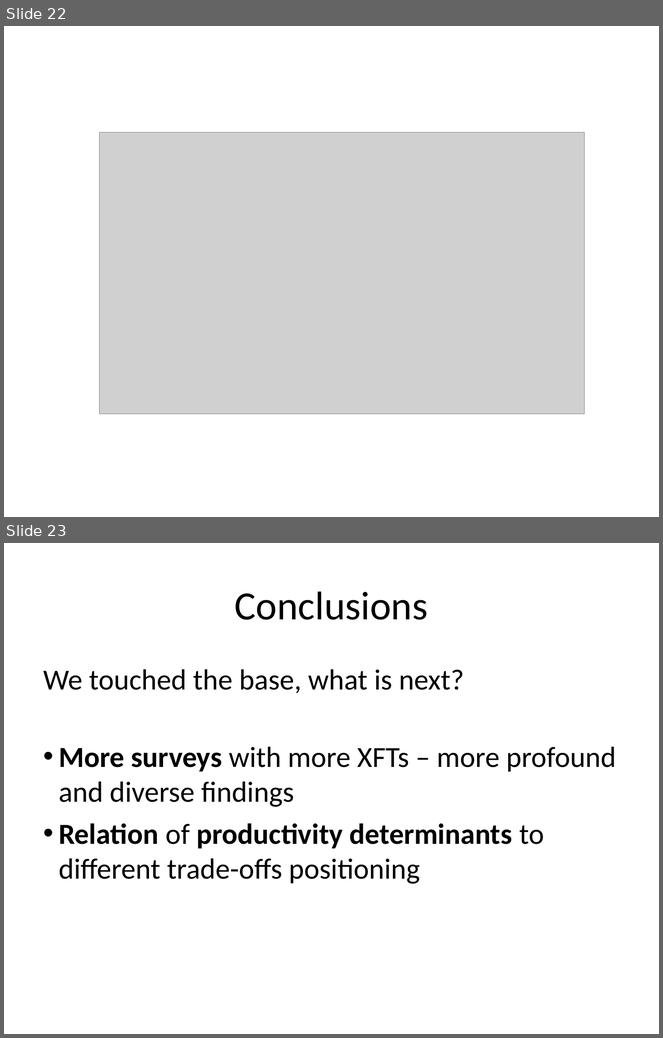
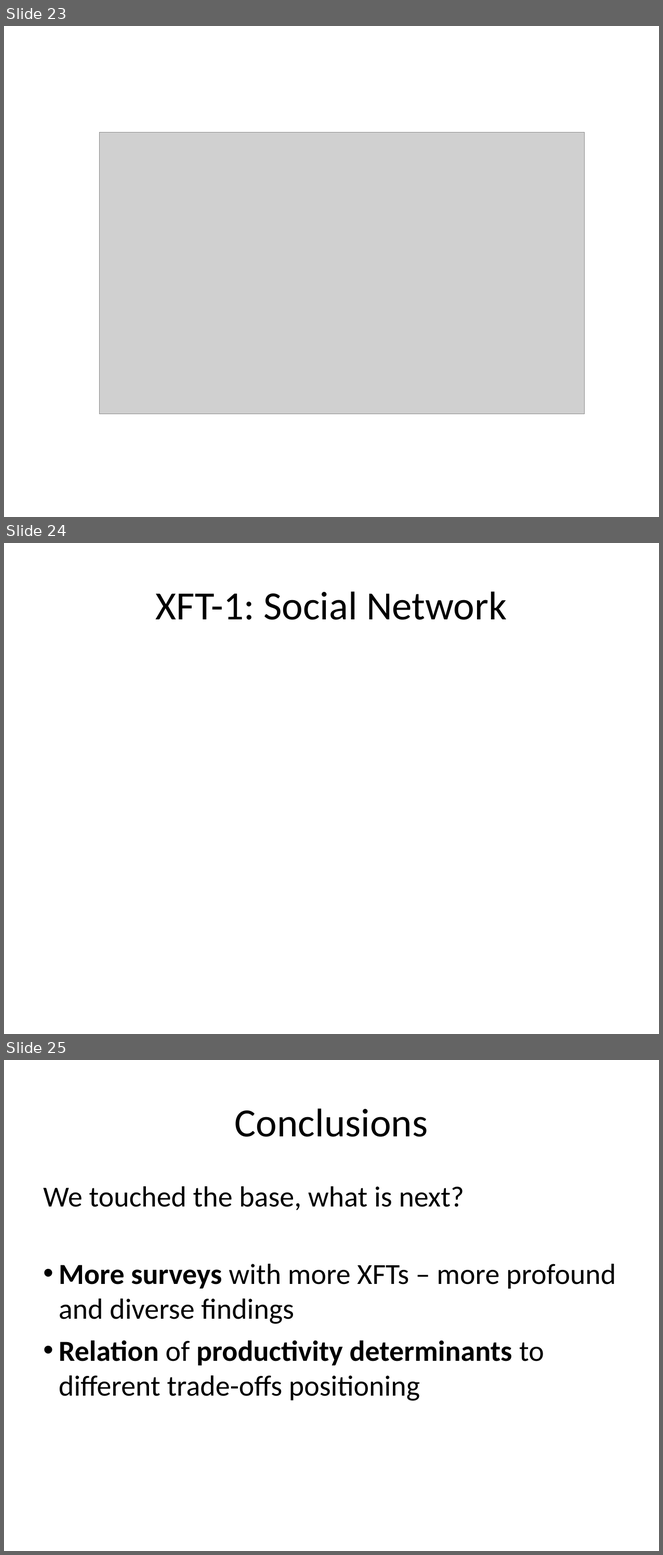
Before and after one commit to tdeekens/msc-thesis, a slide deck: presentations/thesis-presentation-ericsson/final-presentation-ericsson.ppt. Shown one above the other, each under a label of ours: slides 22 and 23 before the commit, slides 23, 24 and 25 after it. The pictures are 663x1038 and 663x1555 pixels, drawn with LibreOffice and Linux fonts; fonts in the diff are those of the drawing; grey boxes stand for pictures; background and template pictures are left out. Boxes give left, top, right and bottom in pixels: in the first picture for what was removed or moved away, otherwise in the second. Text is boxed around its words. In the diff, an @@ line names an element or a change of style, - is before the commit and + after.

```diff
--- a/presentations/thesis-presentation-ericsson/final-presentation-ericsson.ppt
+++ b/presentations/thesis-presentation-ericsson/final-presentation-ericsson.ppt
@@ slide 24 added at (4,543,659,1034), background picture (left out) @@
@@ title added at (156,591,507,620), 44 pt, text #000000 @@
+XFT-1: Social Network
@@ what was slide 22 is now slide 23 @@
@@ what was slide 23 is now slide 25 @@
```
Also in this commit, not shown: 1 slide changed, 1 other slide added.
